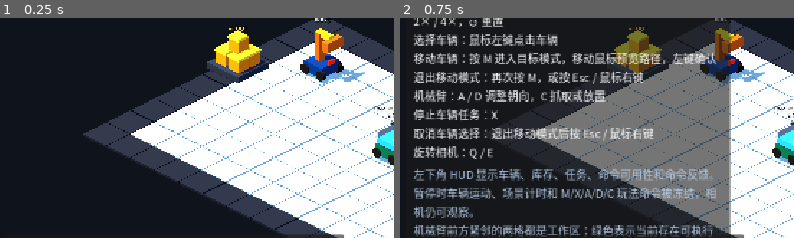
Above: before the commit, frames 1-2 (left to right).
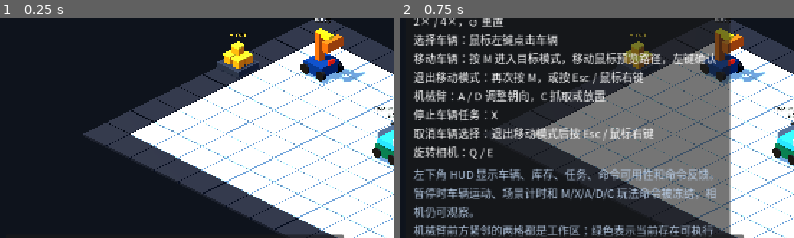
Above: after the commit, the same moments.

Repository: Ri0n72Y/automata
Game: Godot game, scene res://scenes/scene_01/scene_01_basic_packing.tscn
Two runs of this game, one before a commit and one after it. Both use one fixed random seed, a clock stepped at 60 frames per second and the inputs below.
Inputs:
- Up to frame 1 (0.25 s): no input
- Up to frame 2 (0.75 s): click "▶" at 0.5 s
The pictures show only the part of the screen within x 0-50%, y 16-66%; the shares and areas given below are measured in that part.

The runs differ from the first frame. In frame 1, 1.6% of the frame differs, in the area x 52-69%, y 3-30%; in frame 2, 1.1%.

Commit message:
[codex]refactor(scene-01): 将方块仓库收敛为单格

Diff:
--- a/scenes/scene_01/objects/infinite_block_pile.tscn
+++ b/scenes/scene_01/objects/infinite_block_pile.tscn
@@ -7,7 +7,7 @@
 [sub_resource type="Resource" id="Resource_pile"]
 resource_local_to_scene = true
 script = ExtResource("2_resource")
-interaction_cells = Array[Vector2i]([Vector2i(0, 3), Vector2i(0, 4)])
+interaction_cells = Array[Vector2i]([Vector2i(0, 3)])
 
 [sub_resource type="StandardMaterial3D" id="BaseMaterial"]
 albedo_color = Color(0.16, 0.19, 0.24, 1)
@@ -15,7 +15,7 @@
 roughness = 0.58
 
 [sub_resource type="BoxMesh" id="BaseMesh"]
-size = Vector3(1.3, 0.2, 1.3)
+size = Vector3(0.86, 0.2, 0.86)
 
 [node name="InfiniteBlockPile" type="Node3D"]
 script = ExtResource("1_node")
@@ -30,25 +30,30 @@
 material_override = SubResource("BaseMaterial")
 
 [node name="BlockA" parent="VisualRoot" instance=ExtResource("3_block")]
-position = Vector3(-0.28, 0.2, -0.25)
+position = Vector3(-0.18, 0.2, -0.16)
+scale = Vector3(0.62, 0.62, 0.62)
 
 [node name="BlockB" parent="VisualRoot" instance=ExtResource("3_block")]
-position = Vector3(0.28, 0.2, -0.25)
+position = Vector3(0.18, 0.2, -0.16)
+scale = Vector3(0.62, 0.62, 0.62)
 
 [node name="BlockC" parent="VisualRoot" instance=ExtResource("3_block")]
-position = Vector3(-0.28, 0.2, 0.25)
+position = Vector3(-0.18, 0.2, 0.16)
+scale = Vector3(0.62, 0.62, 0.62)
 
 [node name="BlockD" parent="VisualRoot" instance=ExtResource("3_block")]
-position = Vector3(0.28, 0.2, 0.25)
+position = Vector3(0.18, 0.2, 0.16)
+scale = Vector3(0.62, 0.62, 0.62)
 
 [node name="BlockTop" parent="VisualRoot" instance=ExtResource("3_block")]
-position = Vector3(0, 0.64, 0)
+position = Vector3(0, 0.51, 0)
+scale = Vector3(0.62, 0.62, 0.62)
 
 [node name="SourceLabel" type="Label3D" parent="VisualRoot"]
-position = Vector3(0, 1.35, 0)
+position = Vector3(0, 1.12, 0)
 billboard = 1
 no_depth_test = true
 text = "∞  OUT"
-font_size = 34
+font_size = 30
 outline_size = 8
 modulate = Color(1, 0.8, 0.2, 1)
